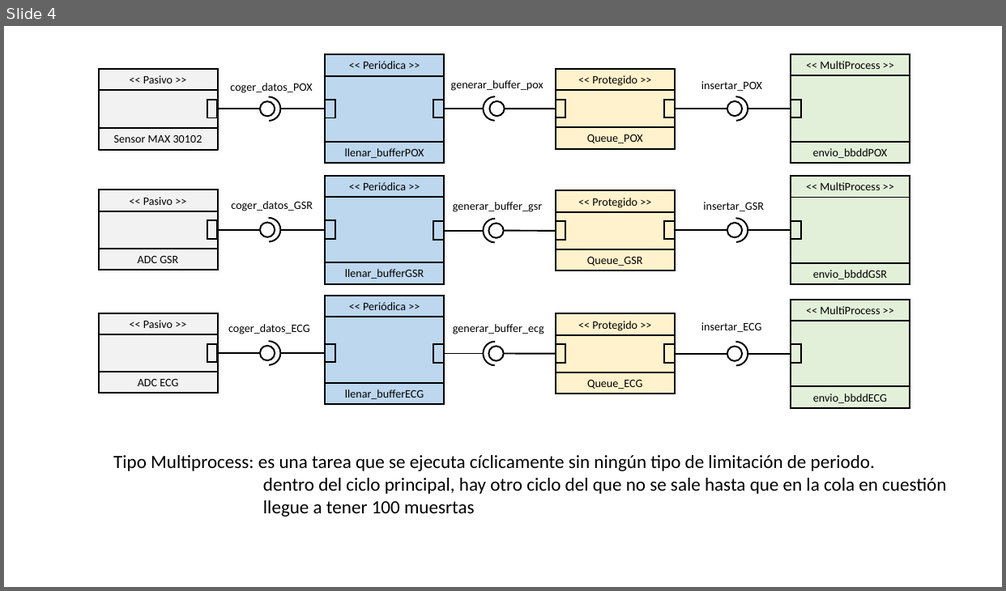
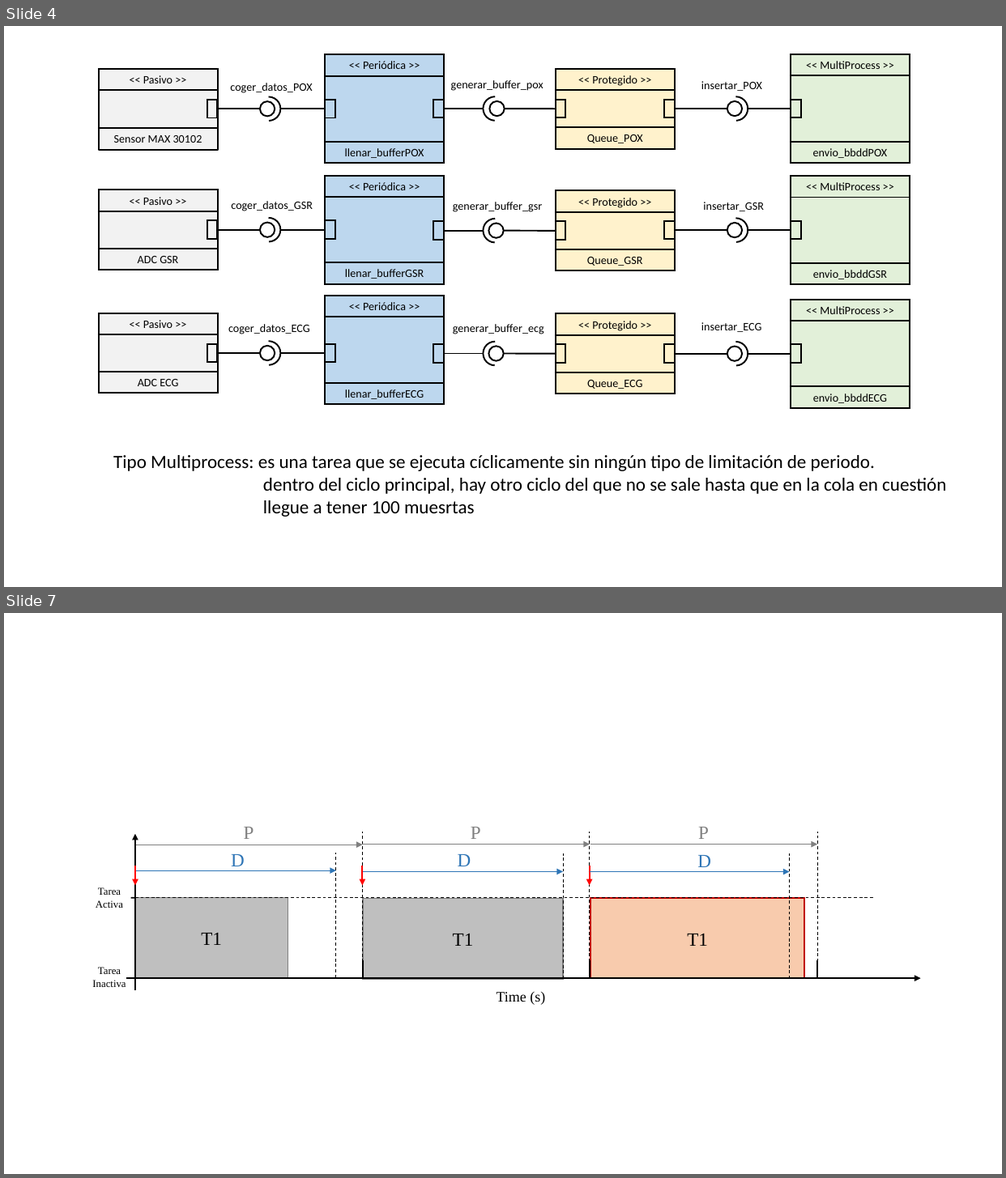
Before and after one commit to GICI-UPV-EHU/Biosignals-HW, a slide deck: Words y Excel/Imagenes.pptx. Shown one above the other, each under a label of ours: slide 4 before the commit, slides 4 and 7 after it; the slides between them are not shown. The pictures are 1006x591 and 1006x1178 pixels, drawn with LibreOffice and Linux fonts; fonts in the diff are those of the drawing. Boxes give left, top, right and bottom in pixels: in the first picture for what was removed or moved away, otherwise in the second. Text is boxed around its words. In the diff, an @@ line names an element or a change of style, - is before the commit and + after.

```diff
--- a/Words y Excel/Imagenes.pptx
+++ b/Words y Excel/Imagenes.pptx
@@ slide 7 added at (4,613,1002,1174), background #FFFFFF @@
@@ group added at (92,827,921,1005): 11 lines, 11 arrows, 9 texts, 3 rectangles @@
+T1
+T1
+T1
+P
+Tarea
+Activa
+Tarea
+Inactiva
+P
+P
+Time (s)
+D
+D
+D
```
Also in this commit, not shown: 1 slide changed, 5 other slides added.
